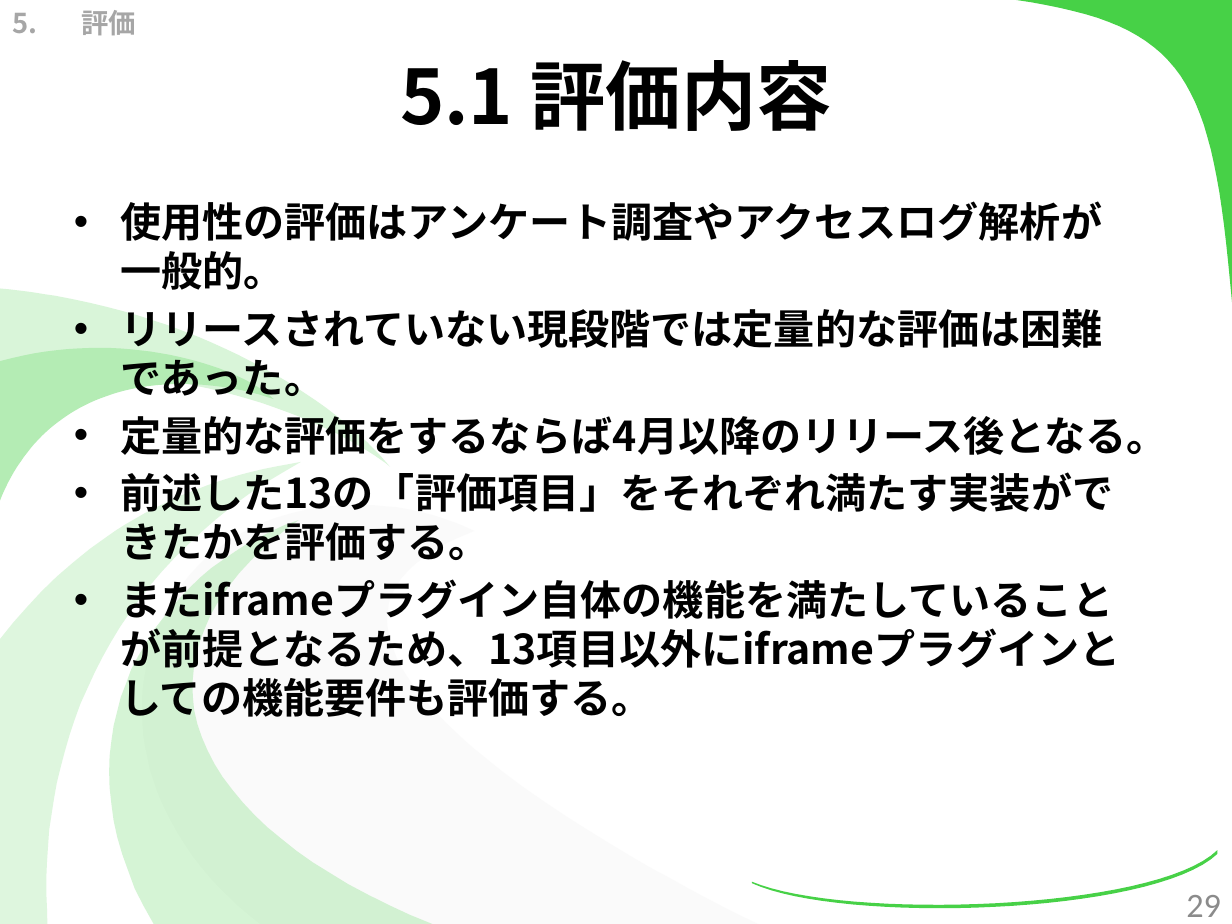
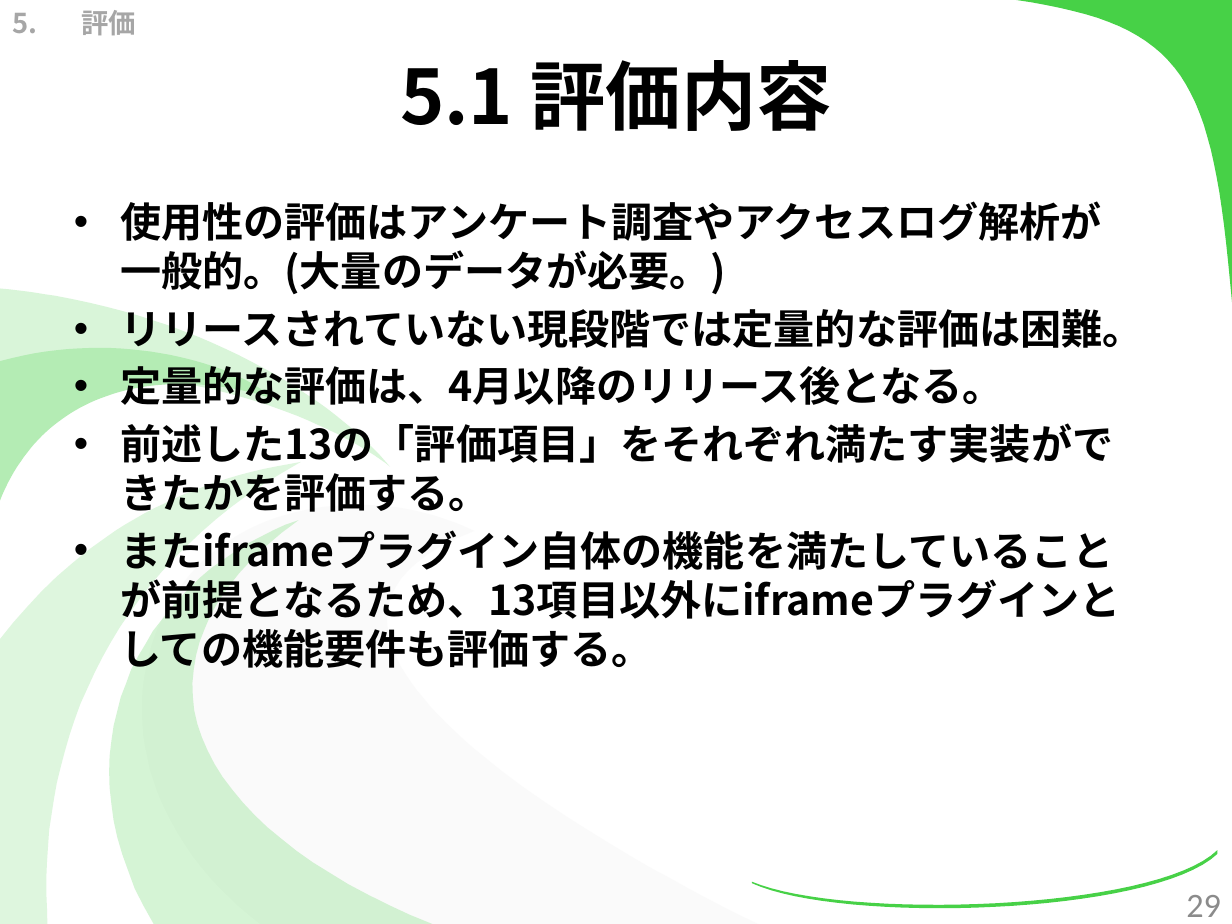
Before and after one commit to kotaro0717/Report-Management, a slide deck: slide 29 of PowerPoint/report_hokada.pptx. Drawn at 1232x924 pixels with LibreOffice and Linux fonts; fonts in the diff are those of the drawing. Boxes give left, top, right and bottom in pixels: in the first picture for what was removed or moved away, otherwise in the second. Text is boxed around its words. In the diff, an @@ line names an element or a change of style, - is before the commit and + after.

```diff
--- a/PowerPoint/report_hokada.pptx
+++ b/PowerPoint/report_hokada.pptx
@@ text at (120,201,1143,405): text changed @@
-• 使用性の評価はアンケート調査やアクセスログ解析が一般的。
-• リリースされていない現段階では定量的な評価は困難であった。
-• 定量的な評価をするならば4月以降のリリース後となる。
+• 使用性の評価はアンケート調査やアクセスログ解析が一般的。(大量のデータが必要。)
+• リリースされていない現段階では定量的な評価は困難。
+• 定量的な評価は、4月以降のリリース後となる。
```
Also in this commit, not shown: 10 other slides changed, 4 other files.
